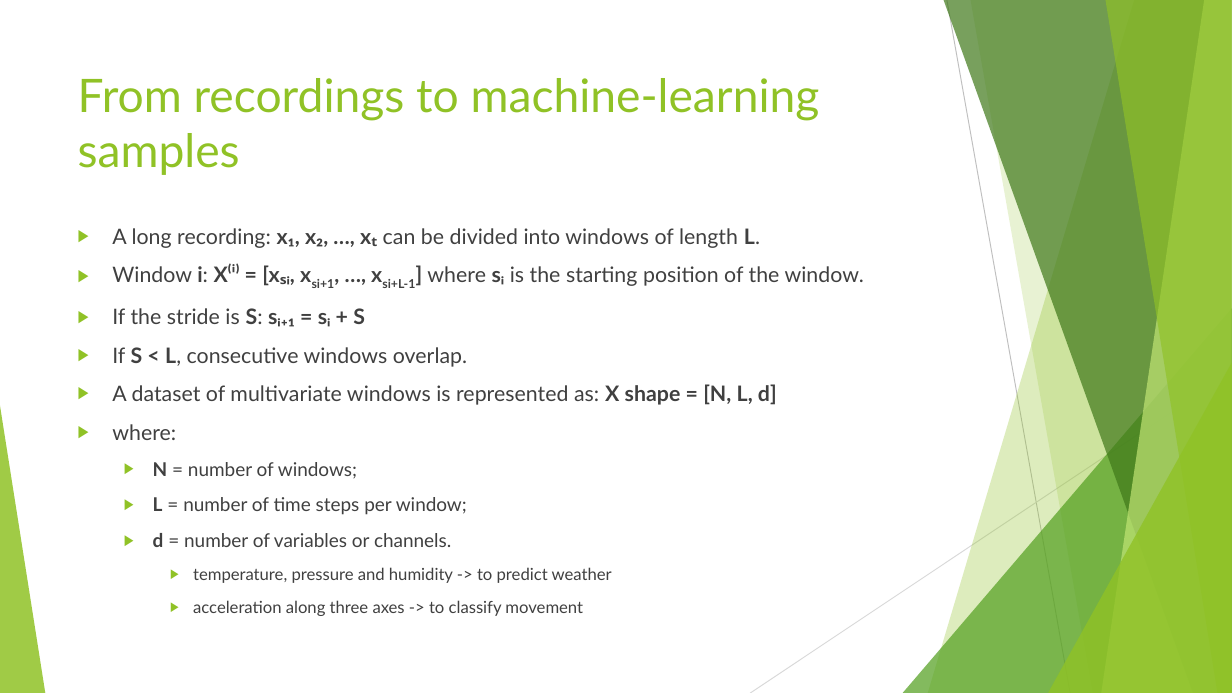
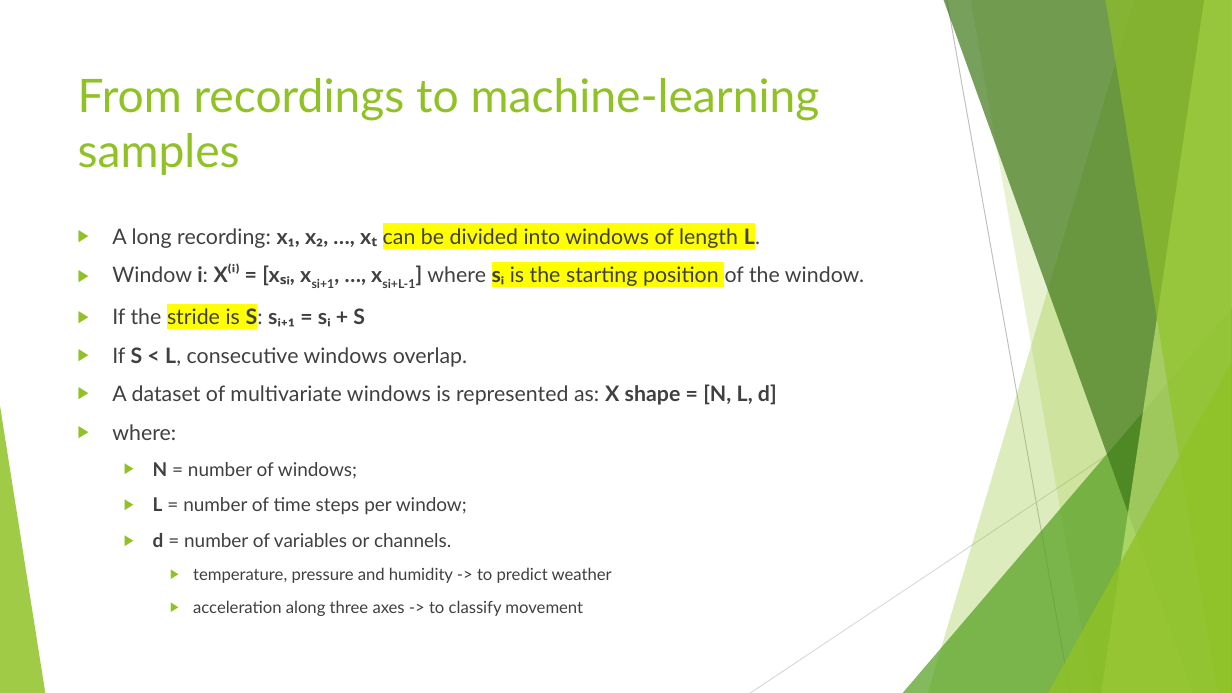
Before and after one commit to FranzGH/timeseries, a slide deck: slide 8 of Slides/01 Problem formulation and data structure.pptx. Drawn at 1232x693 pixels with LibreOffice and Linux fonts; fonts in the diff are those of the drawing. Boxes give left, top, right and bottom in pixels: in the first picture for what was removed or moved away, otherwise in the second. Text is boxed around its words. In the diff, an @@ line names an element or a change of style, - is before the commit and + after.

```diff
--- a/Slides/01 Problem formulation and data structure.pptx
+++ b/Slides/01 Problem formulation and data structure.pptx
@@ text at <box>112,225,864,330</box>: highlight none to #FFFF00 in "can be divided into windows of length ...", "sᵢ is the starting position", "stride is S:" @@
```
Also in this commit, not shown: 7 other slides changed, 1 slide added, 1 other file.
